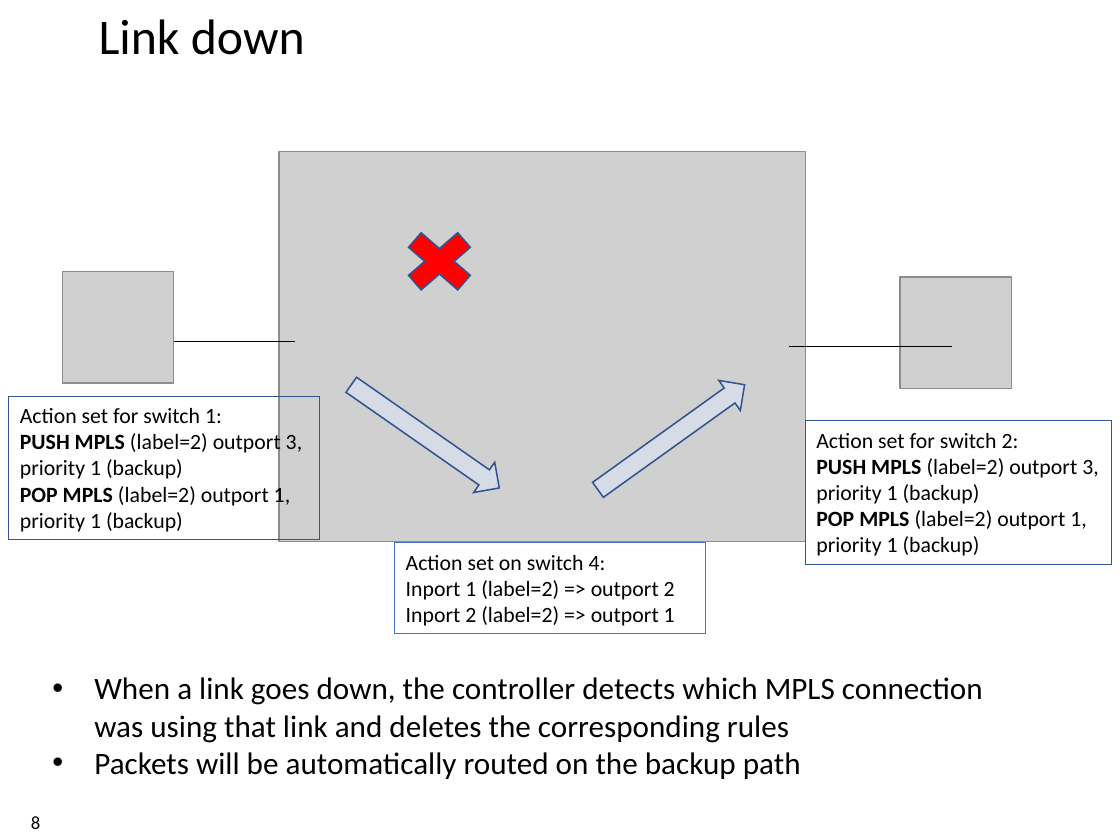
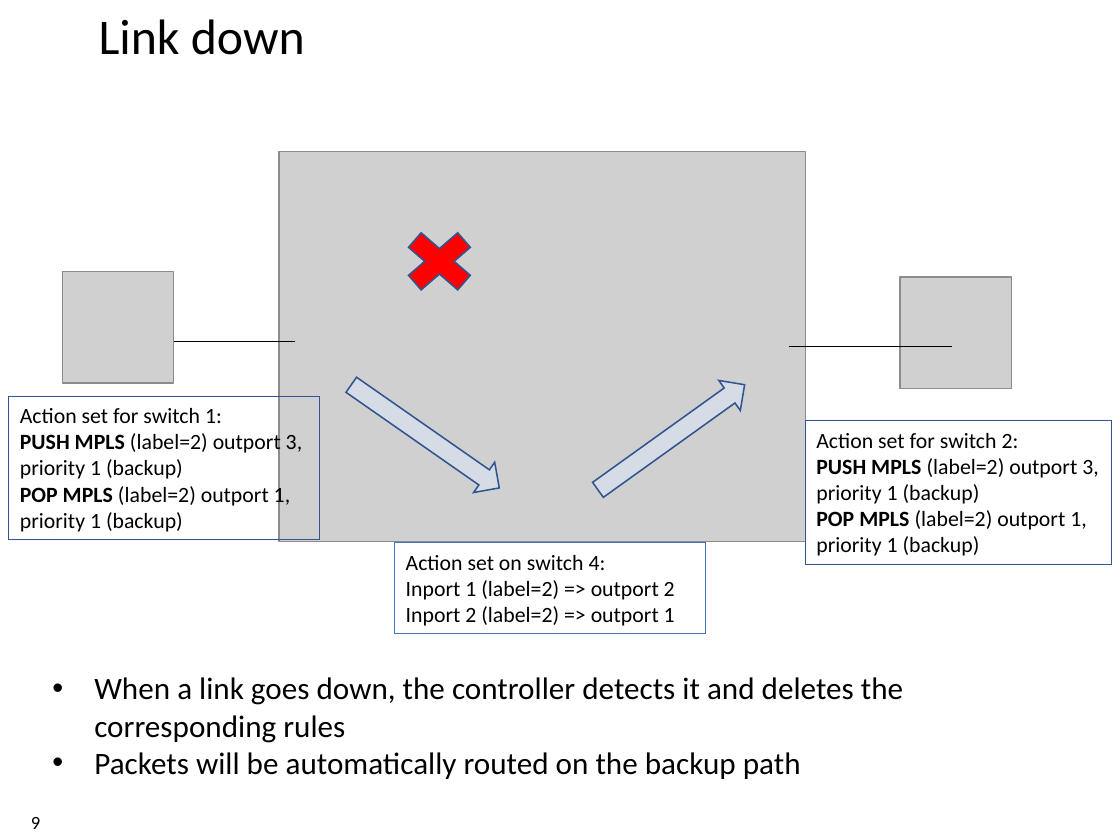
Before and after one commit to xdl907/switching-and-routing-project, a slide deck: slide 9 of template_project_exam__1_.pptx (slide 8 before the commit). Drawn at 1120x840 pixels with LibreOffice and Linux fonts; fonts in the diff are those of the drawing; grey boxes stand for pictures; background and template pictures are left out. Boxes give left, top, right and bottom in pixels: in the first picture for what was removed or moved away, otherwise in the second. Text is boxed around its words. In the diff, an @@ line names an element or a change of style, - is before the commit and + after.

```diff
--- a/template_project_exam__1_.pptx
+++ b/template_project_exam__1_.pptx
@@ text at (94,677,903,743): text changed @@
-• When a link goes down, the controller detects which MPLS connection was using that link and deletes the corresponding rules
+• When a link goes down, the controller detects it and deletes the corresponding rules
@@ page number at (31,817,40,829): text changed @@
-8
+9
```
Also in this commit, not shown: 5 other slides changed, 1 slide added, 1 slide removed.
